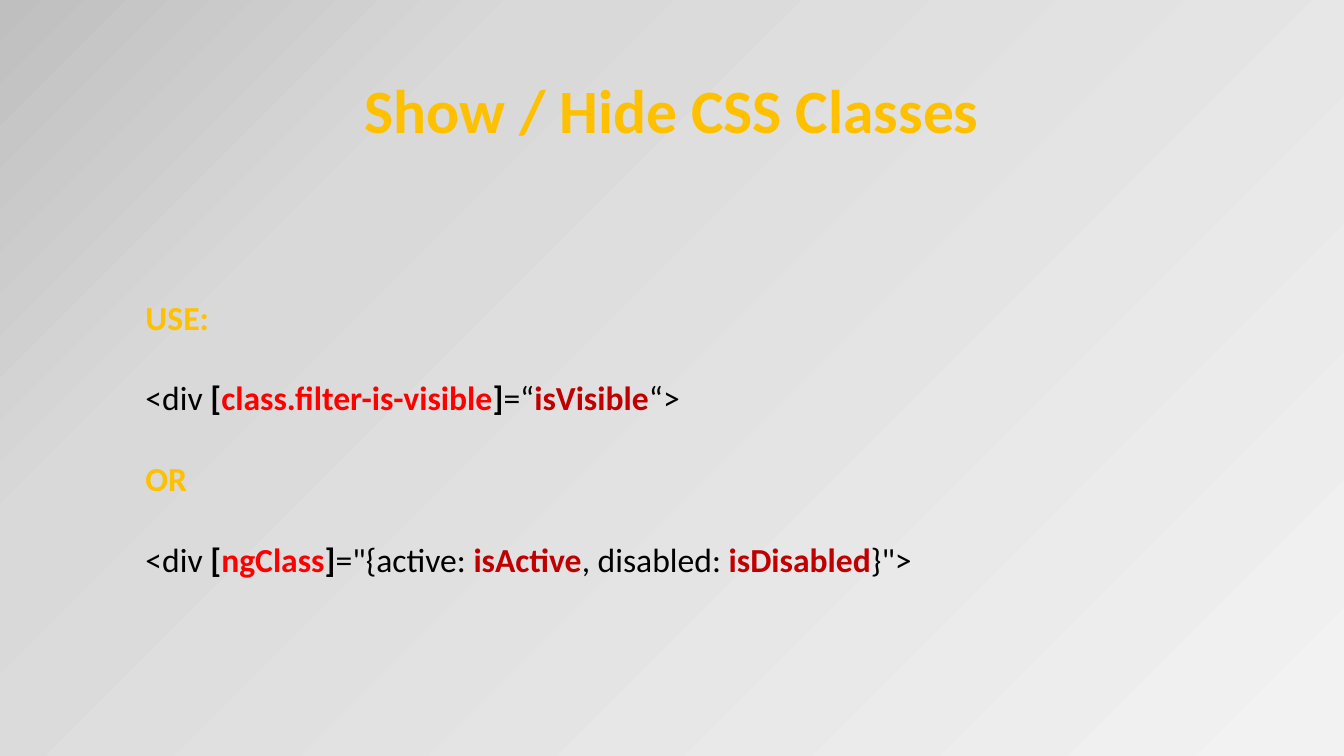
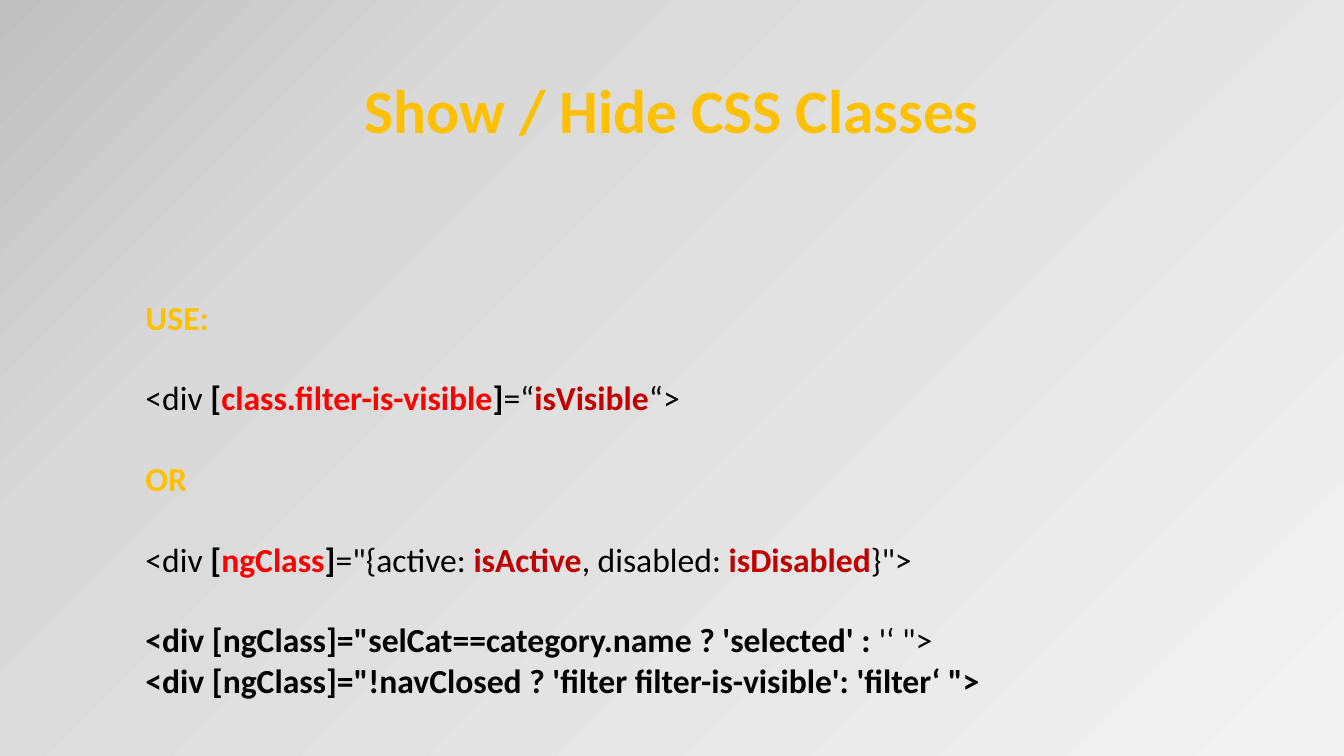
Before and after one commit to OrdinaNederland/hackjam-angular, a slide deck: slide 22 of Angular2.pptx (slide 23 before the commit). Drawn at 1344x756 pixels with LibreOffice and Linux fonts; fonts in the diff are those of the drawing. Boxes give left, top, right and bottom in pixels: in the first picture for what was removed or moved away, otherwise in the second. Text is boxed around its words. In the diff, an @@ line names an element or a change of style, - is before the commit and + after.

```diff
--- a/Angular2.pptx
+++ b/Angular2.pptx
@@ text at box(145, 627, 941, 699): paragraphs added @@
+<div [ngClass]="selCat==category.name ? 'selected' : '‘ ">
+<div [ngClass]="!navClosed ? 'filter filter-is-visible': 'filter‘ ">
```
Also in this commit, not shown: 18 other slides changed, 4 slides added, 2 slides removed.
